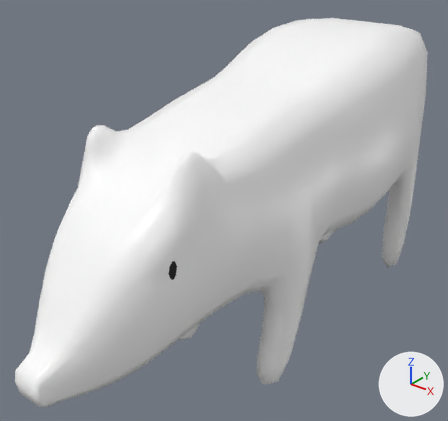
The FBX model city-sim/Assets/Models/Pig.fbx, before and after one commit.
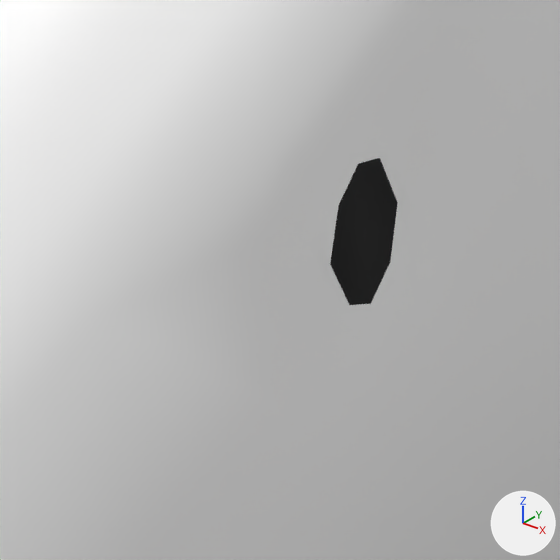
Each version is shown whole from a camera (50 mm lens) standing at (3.74, -6.79, 5.02) and looking at (-0.41, -1.61, 1.8), then close up on the part from 28% to 44% of the width and 57% to 74% of the height. Lighting does not change. The marker at lower right points along +X, +Y and +Z.
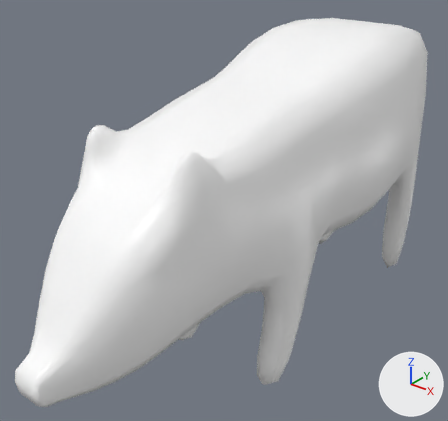
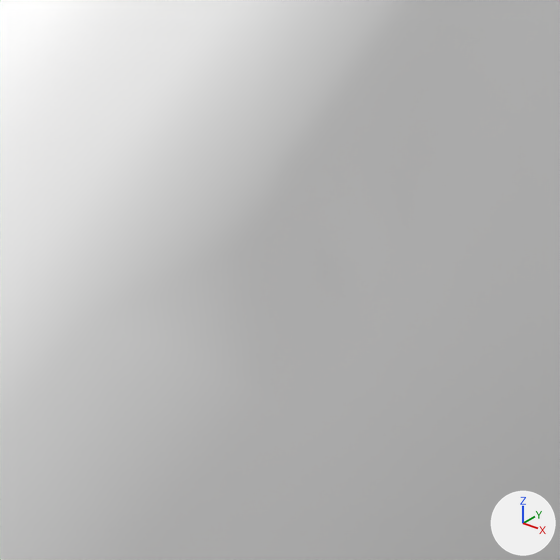
Location of each change, [x1, y1, x2, y2] in pixels of the close-ups (560 x 560 px):
part 1 of me_cube, recoloured (black to grey)
    both: [330, 158, 398, 305]

Patch to the scene script:
```diff
--- a/city-sim/Assets/Models/Pig.fbx.py
+++ b/city-sim/Assets/Models/Pig.fbx.py
@@ me_cube @@
 me_cube.from_pydata(...)  # 948 vertices, 926 faces; spans x -1.04..1.06, y -4.81..2.17, z -0.06..3.62
 # used by ob_cube; location = (-0.038, 0.091, 0.123)
+# me_cube part 1: all 8 faces that had it switch from mat_material_002 (black #000000) to mat_material (its picture is missing)
```
